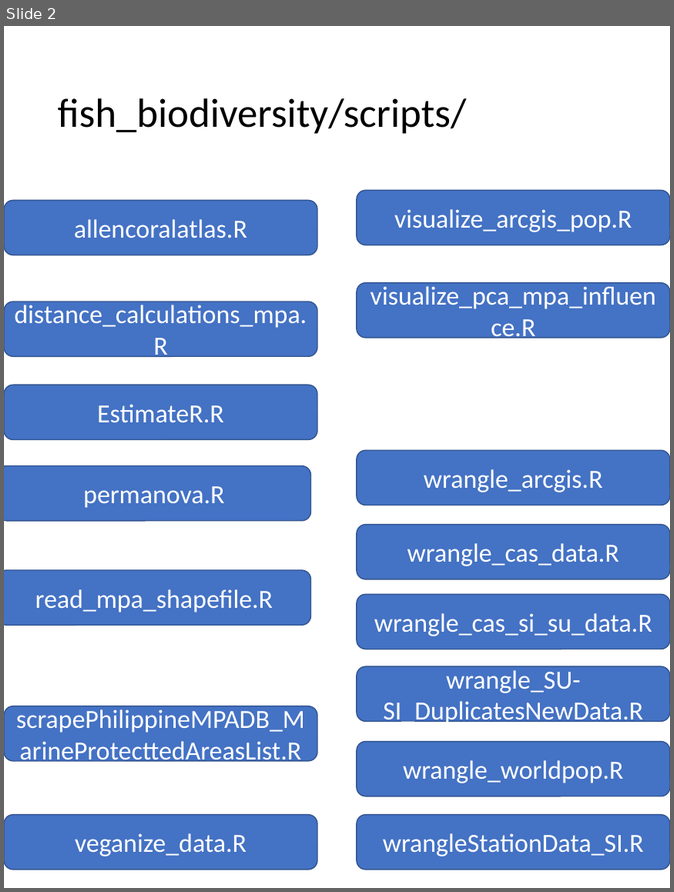
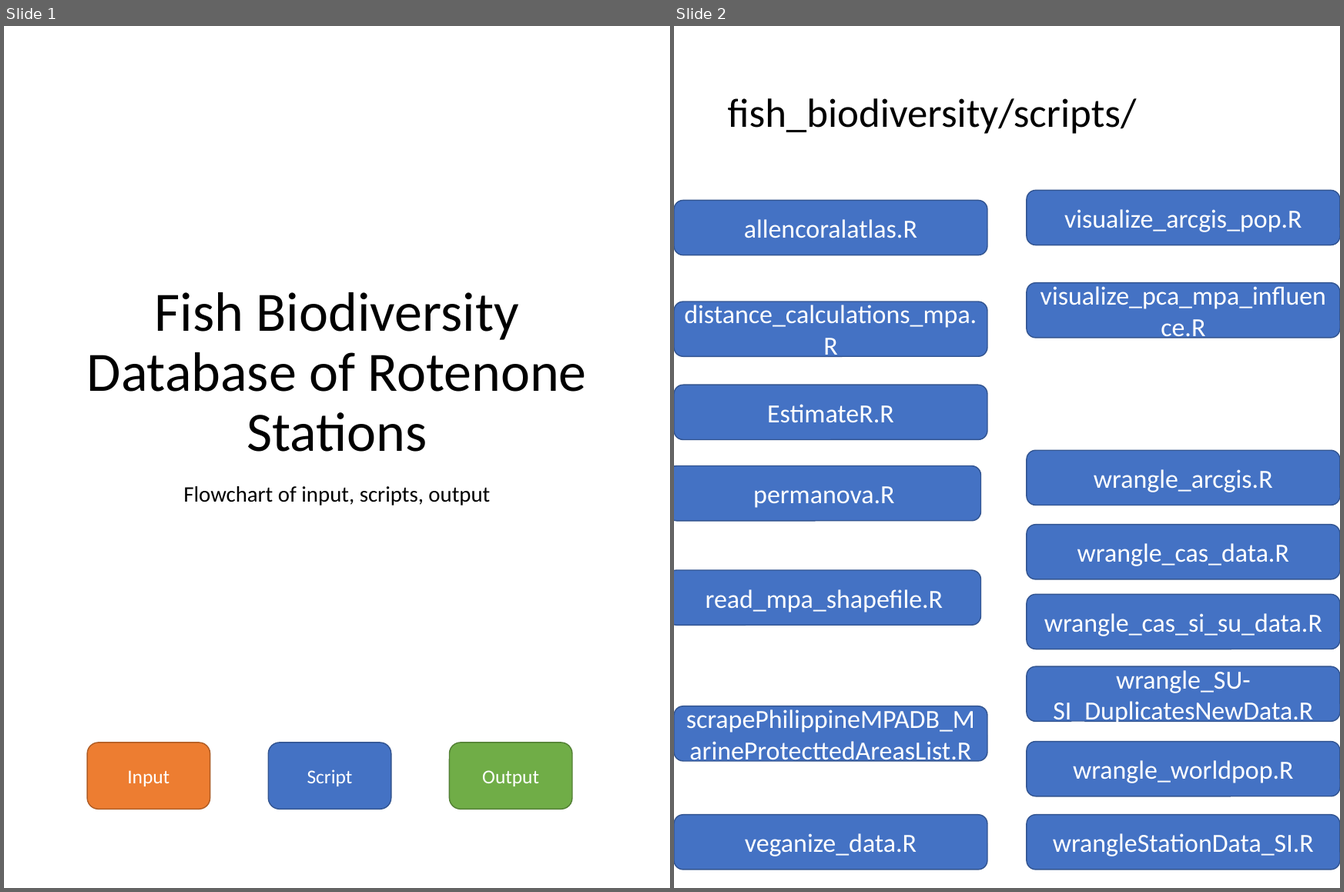
Before and after one commit to philippinespire/fish_biodiversity, a slide deck: scripts/flowchart_scripts.pptx. Shown side by side, each under a label of ours: slide 2 before the commit, slides 1 and 2 after it. The pictures are 674x892 and 1344x892 pixels, drawn with LibreOffice and Linux fonts; fonts in the diff are those of the drawing. Boxes give left, top, right and bottom in pixels: in the first picture for what was removed or moved away, otherwise in the second. Text is boxed around its words. In the diff, an @@ line names an element or a change of style, - is before the commit and + after.

Commit message:
script flowchart

```diff
--- a/scripts/flowchart_scripts.pptx
+++ b/scripts/flowchart_scripts.pptx
@@ slide 1 added at <box>4,26,670,888</box>, background #FFFFFF @@
@@ title added at <box>87,292,587,452</box>, 51 pt, text #000000 @@
+Fish Biodiversity Database of Rotenone Stations
@@ subtitle added at <box>183,486,490,506</box>, 20.4 pt, text #000000 @@
+Flowchart of input, scripts, output
@@ rounded rectangle added at <box>87,742,210,809</box>, fill #ED7D31, outline #AF5C24 1 pt, 18 pt, text #FFFFFF @@
+Input
@@ rounded rectangle added at <box>268,742,391,809</box>, fill #4472C4, outline #325491 1 pt, 18 pt, text #FFFFFF @@
+Script
@@ rounded rectangle added at <box>449,742,572,809</box>, fill #70AD47, outline #538035 1 pt, 18 pt, text #FFFFFF @@
+Output
```
Also in this commit, not shown: 1 slide removed, 1 other file.
